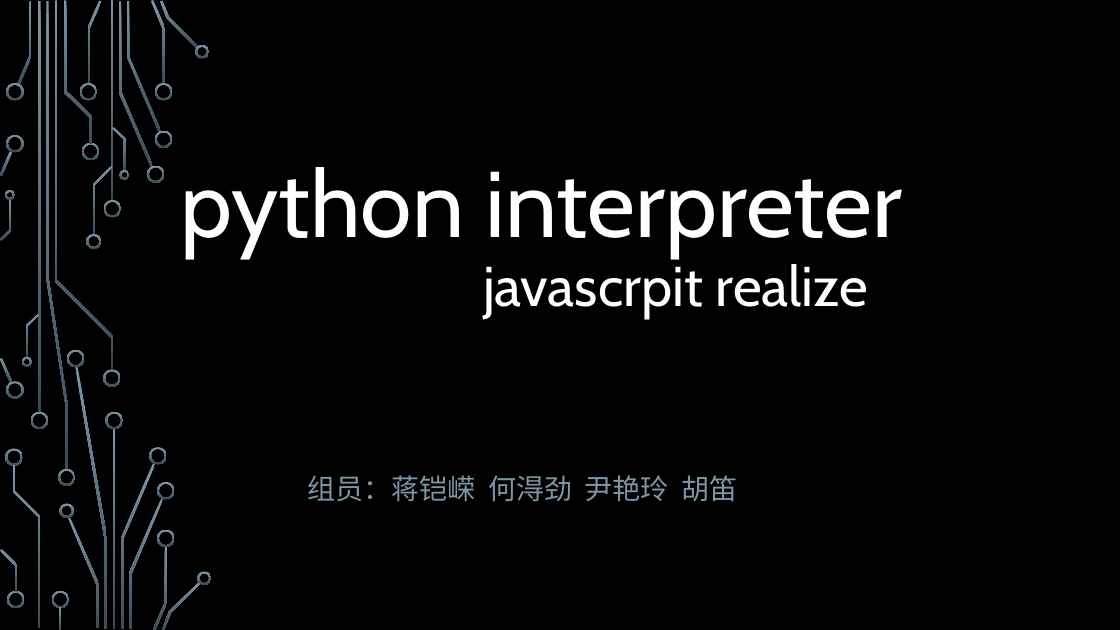
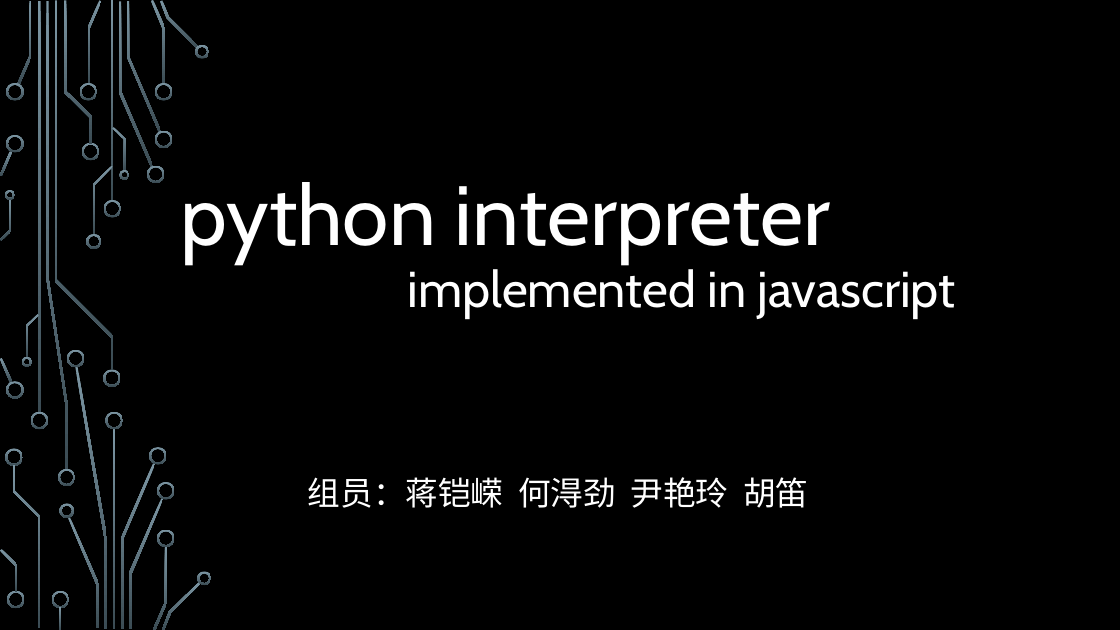
Before and after one commit to ZJUPPL2016/pyjs, a slide deck: slide 1 of 方法学展示.pptx. Drawn at 1120x630 pixels with LibreOffice and Linux fonts; fonts in the diff are those of the drawing; background and template pictures are left out. Boxes give left, top, right and bottom in pixels: in the first picture for what was removed or moved away, otherwise in the second. Text is boxed around its words. In the diff, an @@ line names an element or a change of style, - is before the commit and + after.

Commit message:
ppt

```diff
--- a/方法学展示.pptx
+++ b/方法学展示.pptx
@@ title at box(181, 182, 956, 318): text changed; size 80 to 43.2 pt @@
-python interpreter
-javascrpit realize
+python interpreter
+implemented in javascript
@@ subtitle "组员：蒋铠嵘 何淂劲 尹艳玲 胡笛" at box(308, 477, 808, 508): size 24 to 28 pt, font Cabin to Arial, text colour #7C96A3 to #FFFFFF @@
```
Also in this commit, not shown: 6 other slides changed, 3 slides added, 5 slides removed.
